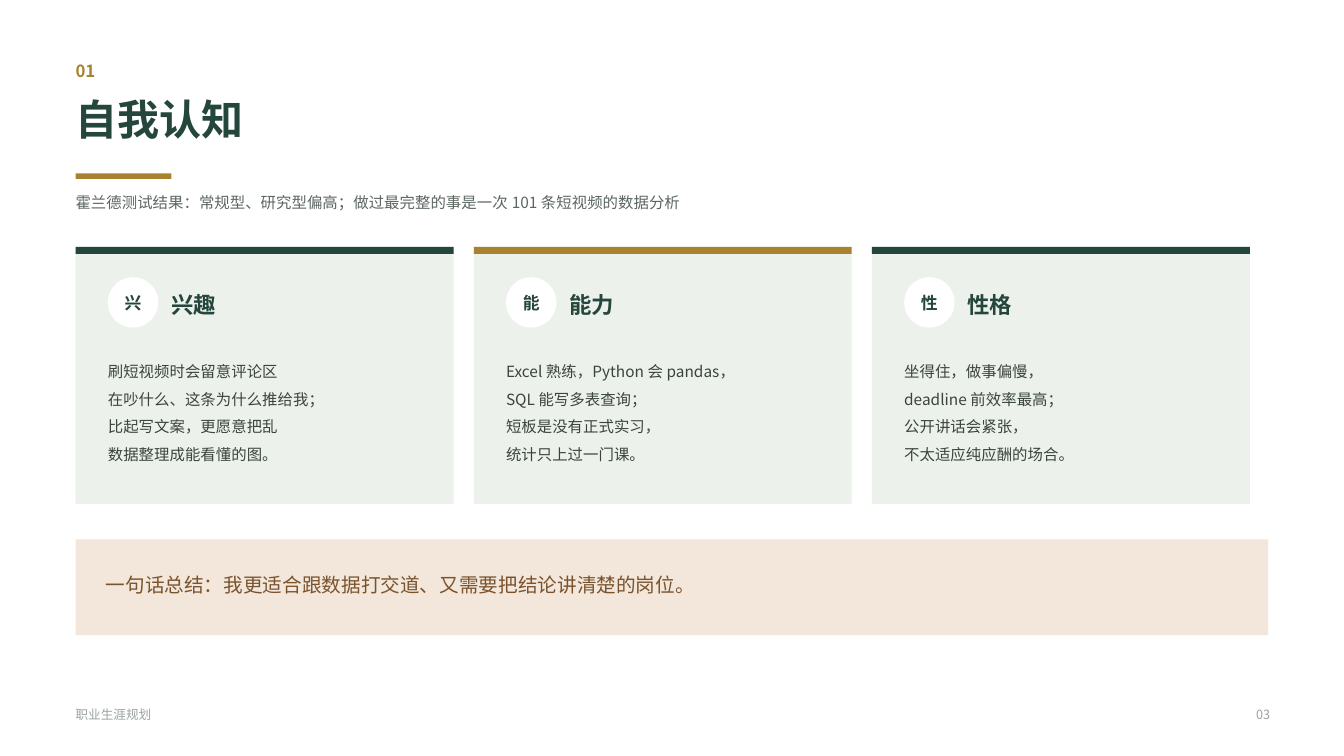
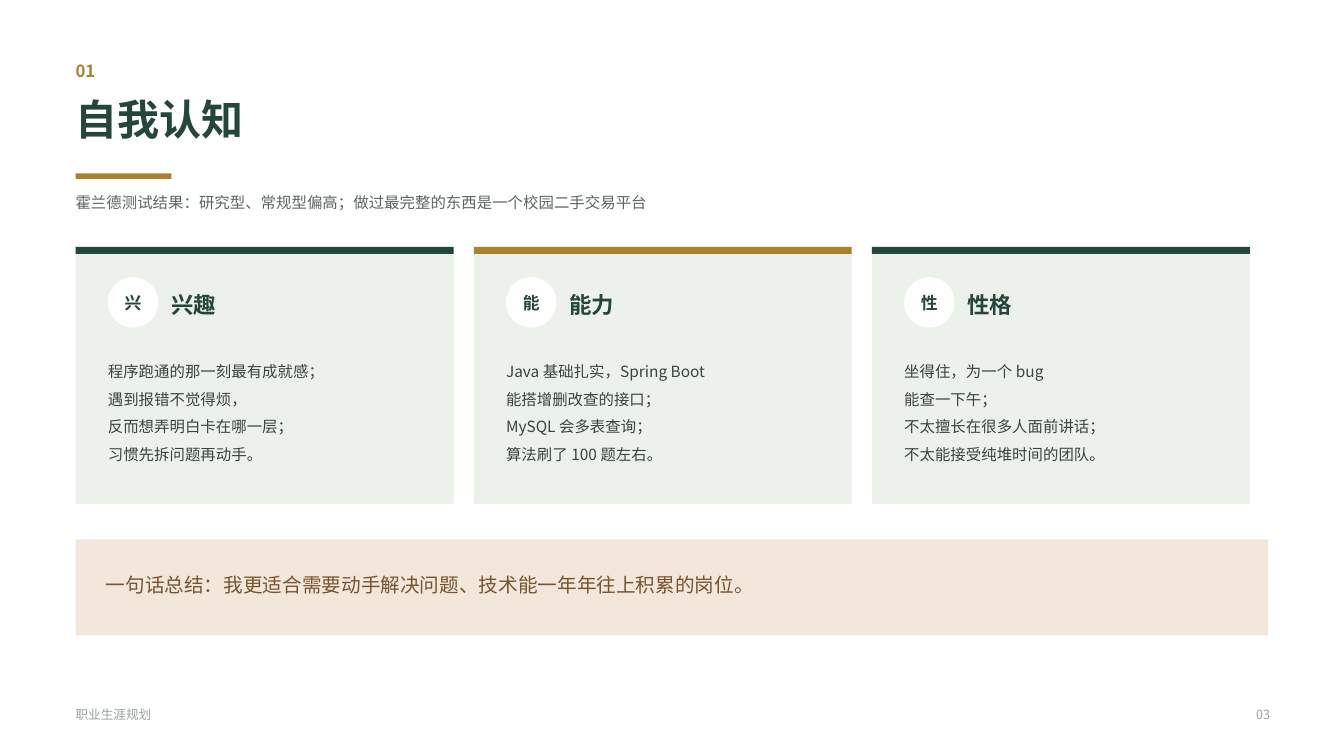
Before and after one commit to SEN-FOREST-21/feiyi-video-analysis, a slide deck: slide 3 of 职业生涯规划.pptx. Drawn at 1344x756 pixels with LibreOffice and Linux fonts; fonts in the diff are those of the drawing. Boxes give left, top, right and bottom in pixels: in the first picture for what was removed or moved away, otherwise in the second. Text is boxed around its words. In the diff, an @@ line names an element or a change of style, - is before the commit and + after.

```diff
--- a/职业生涯规划.pptx
+++ b/职业生涯规划.pptx
@@ text at [76, 195, 647, 211]: text changed @@
-霍兰德测试结果：常规型、研究型偏高；做过最完整的事是一次 101 条短视频的数据分析
+霍兰德测试结果：研究型、常规型偏高；做过最完整的东西是一个校园二手交易平台
@@ text at [108, 364, 324, 462]: text changed @@
-刷短视频时会留意评论区
-在吵什么、这条为什么推给我；
-比起写文案，更愿意把乱
-数据整理成能看懂的图。
+程序跑通的那一刻最有成就感；
+遇到报错不觉得烦，
+反而想弄明白卡在哪一层；
+习惯先拆问题再动手。
@@ text at [506, 364, 705, 462]: text changed @@
-Excel 熟练，Python 会 pandas，
-SQL 能写多表查询；
-短板是没有正式实习，
-统计只上过一门课。
+Java 基础扎实，Spring Boot
+能搭增删改查的接口；
+MySQL 会多表查询；
+算法刷了 100 题左右。
@@ text at [904, 364, 1105, 462]: text changed @@
-坐得住，做事偏慢，
-deadline 前效率最高；
-公开讲话会紧张，
-不太适应纯应酬的场合。
+坐得住，为一个 bug
+能查一下午；
+不太擅长在很多人面前讲话；
+不太能接受纯堆时间的团队。
@@ text at [106, 575, 754, 594]: text changed @@
-一句话总结：我更适合跟数据打交道、又需要把结论讲清楚的岗位。
+一句话总结：我更适合需要动手解决问题、技术能一年年往上积累的岗位。
```
Also in this commit, not shown: 8 other slides changed, 1 other file.
